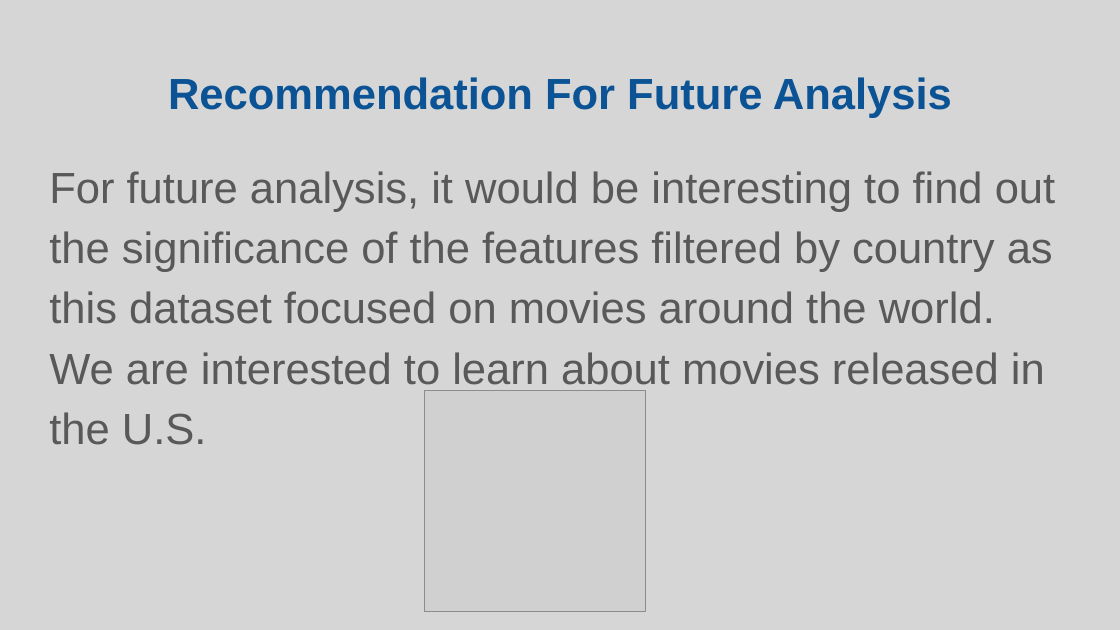
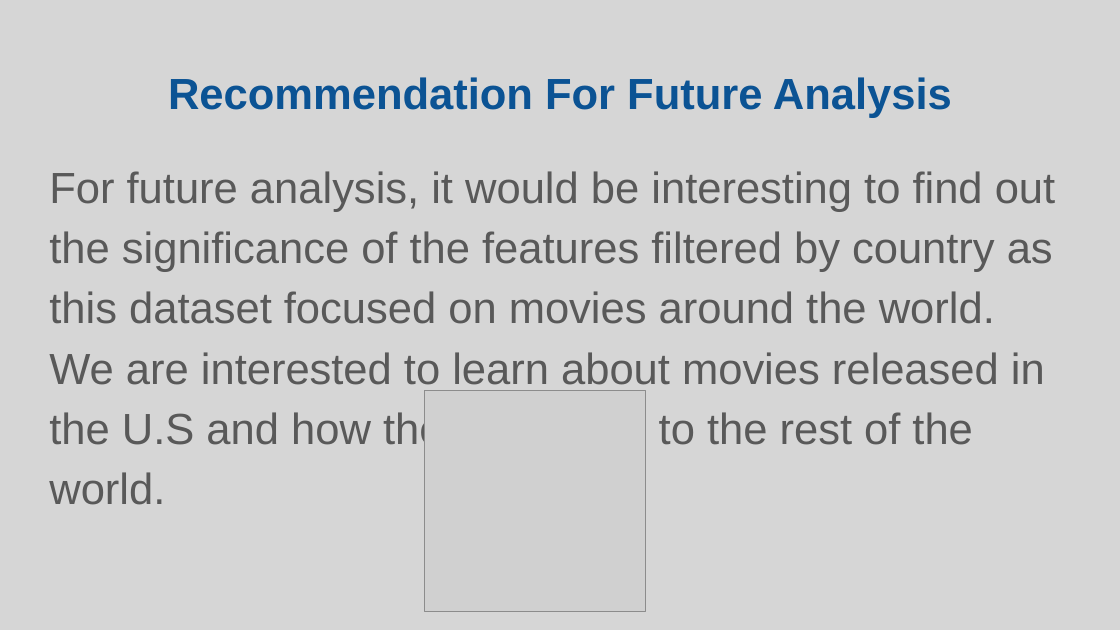
Before and after one commit to daytwu/Movies_Analysis, a slide deck: slide 10 of Movie_Analysis.pptx. Drawn at 1120x630 pixels with LibreOffice and Linux fonts; fonts in the diff are those of the drawing; grey boxes stand for pictures. Boxes give left, top, right and bottom in pixels: in the first picture for what was removed or moved away, otherwise in the second. Text is boxed around its words. In the diff, an @@ line names an element or a change of style, - is before the commit and + after.

```diff
--- a/Movie_Analysis.pptx
+++ b/Movie_Analysis.pptx
@@ text at (49, 171, 1055, 505): text changed @@
-For future analysis, it would be interesting to find out the significance of the features filtered by country as this dataset focused on movies around the world. We are interested to learn about movies released in the U.S.
+For future analysis, it would be interesting to find out the significance of the features filtered by country as this dataset focused on movies around the world. We are interested to learn about movies released in the U.S and how they compare to the rest of the world.
```
Also in this commit, not shown: 1 other file.
